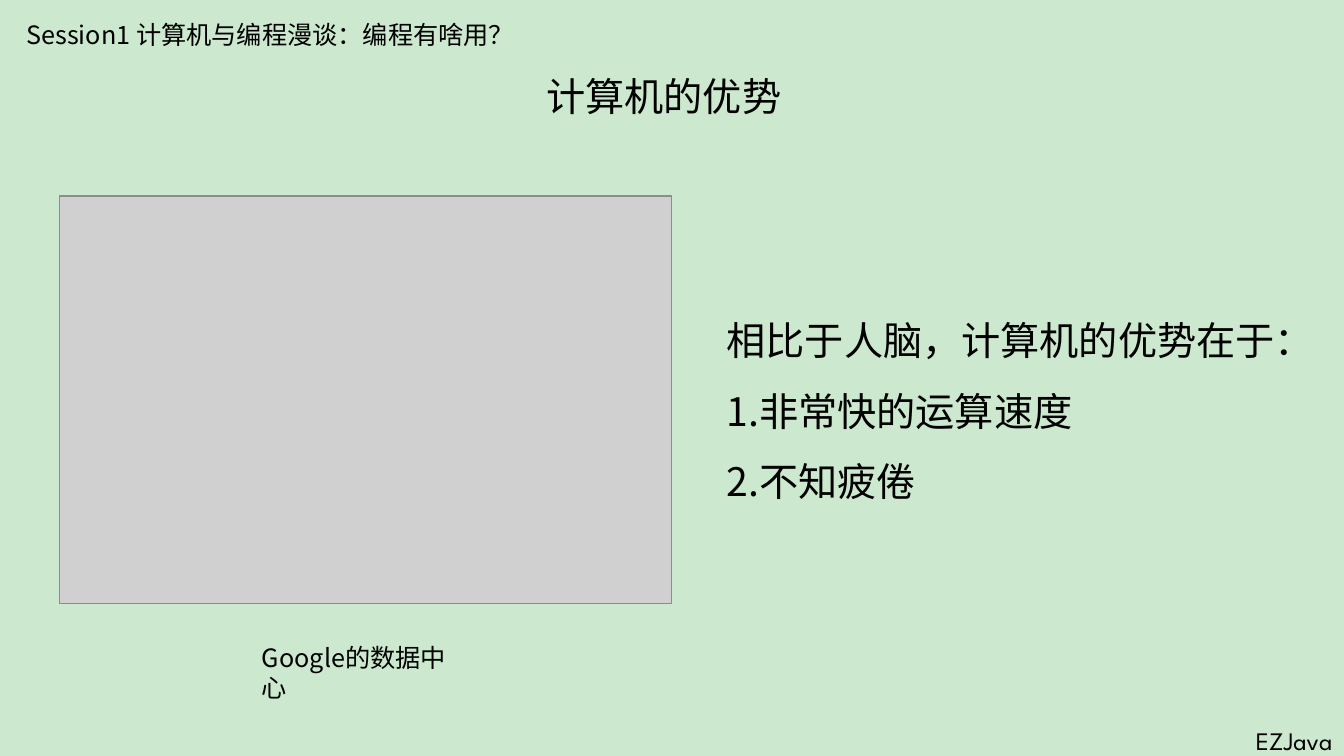
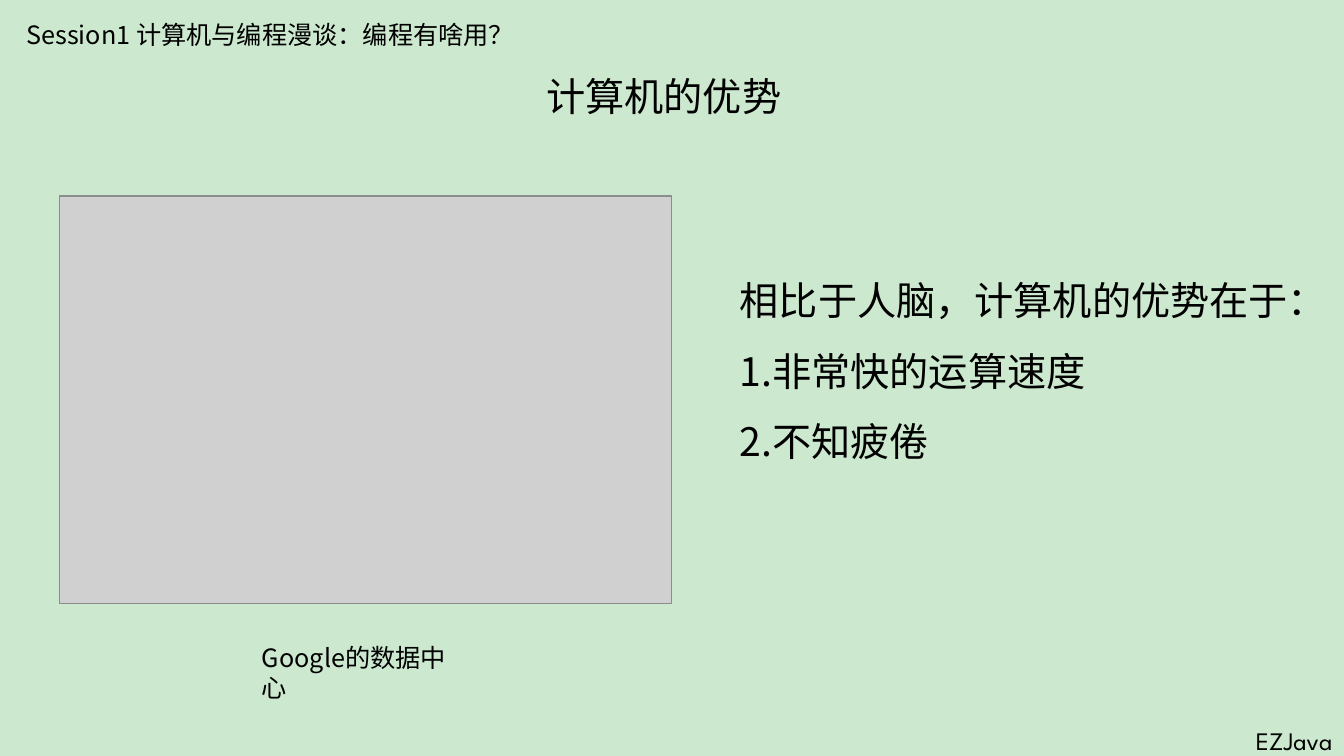
Before and after one commit to JianWenEZCode/EZJava, a slide deck: slide 10 of ppt/EZJava-Session1-计算机与编程漫谈.pptx. Drawn at 1344x756 pixels with LibreOffice and Linux fonts; fonts in the diff are those of the drawing; grey boxes stand for pictures. Boxes give left, top, right and bottom in pixels: in the first picture for what was removed or moved away, otherwise in the second. Text is boxed around its words. In the diff, an @@ line names an element or a change of style, - is before the commit and + after.

```diff
--- a/ppt/EZJava-Session1-计算机与编程漫谈.pptx
+++ b/ppt/EZJava-Session1-计算机与编程漫谈.pptx
@@ text "相比于人脑，计算机的优势在于：": place and size @@
-text "相比于人脑，计算机的优势在于：" at (727, 322, 1314, 499)
+text "相比于人脑，计算机的优势在于：" at (740, 282, 1327, 459)
```
Also in this commit, not shown: 3 other slides changed, 1 other file.
